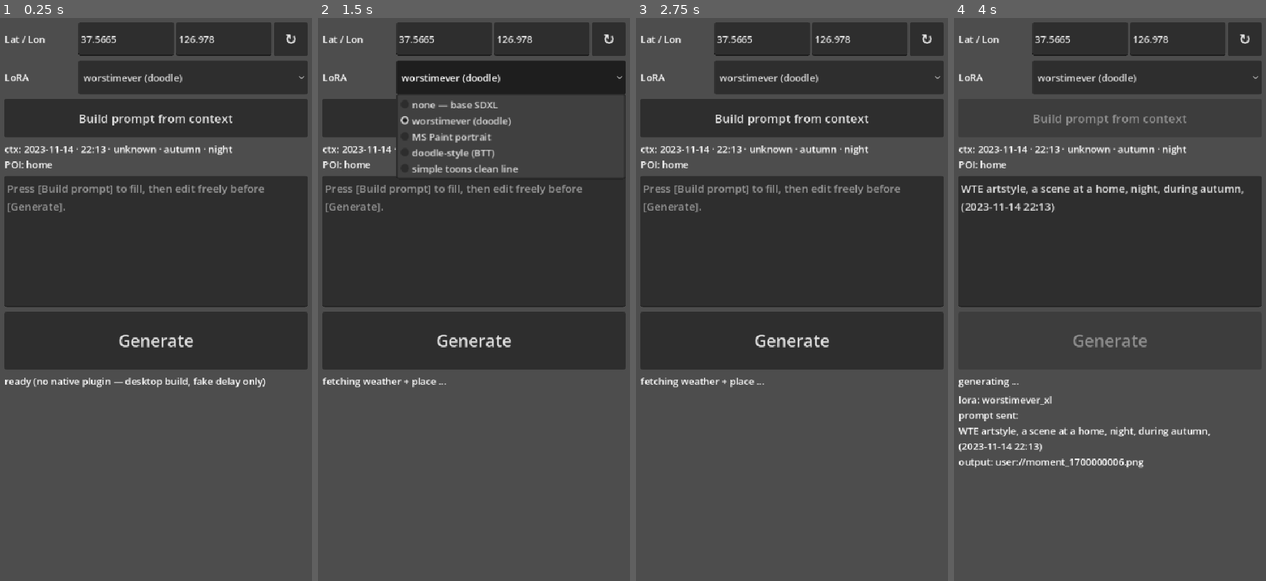
Above: before the commit, frames 1-4 (left to right).
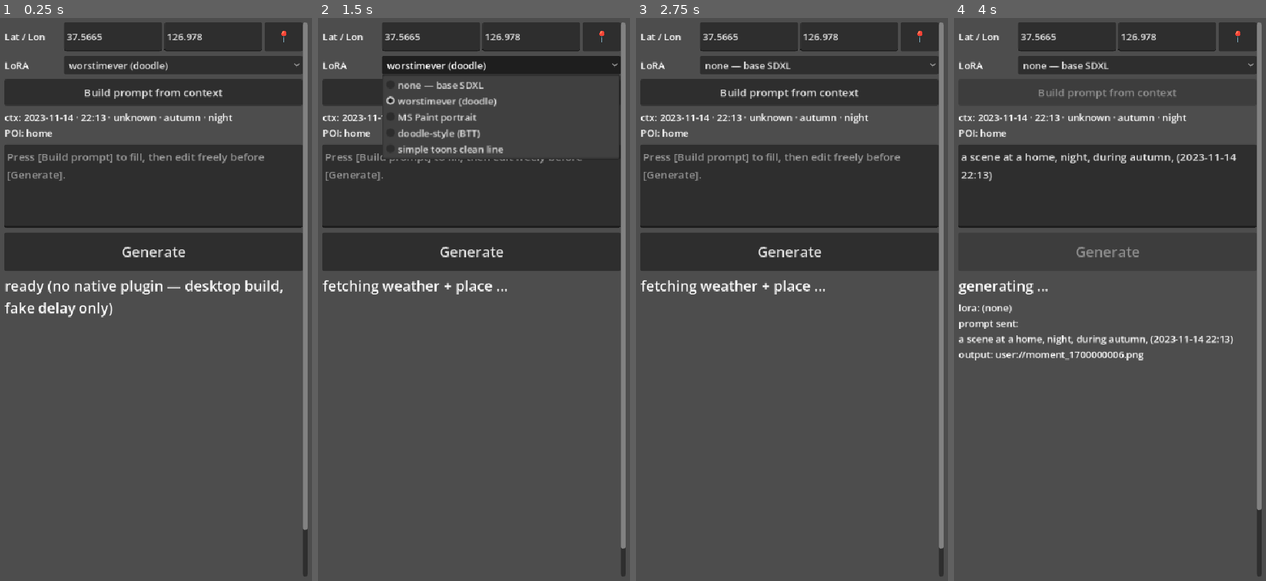
Above: after the commit, the same moments.

Repository: jungrok5/ondevice-imagen
Game: Godot game, scene res://scenes/Main.tscn
Two runs of this game, one before a commit and one after it. Both use one fixed random seed, a clock stepped at 60 frames per second and the inputs below.
Inputs (mouse positions are in pixels of both pictures, inside the frame that each line leads up to):
- Up to frame 1 (0.25 s): no input
- Up to frame 2 (1.5 s): click "↻" (after the commit: "📍") at 0.5 s; click "worstimever (doodle)" at 1.25 s
- Up to frame 3 (2.75 s): click "Build prompt from context" at 2 s
- Up to frame 4 (4 s): click (1138, 63) at 2.75 s, where only the run after the commit has a clickable "none — base SDXL"; click "Generate" at 3.5 s

The runs differ from the first frame. In frame 1, 34% of the frame differs, in the area x 1-99%, y 0-100%; in frame 2, 29%; in frame 3, 34%; in frame 4, 22%.

Commit message:
Phase 1: GPS auto-grant callback + scrollable mobile UI
After the system permission dialog finally grants location, the
plugin now auto-fires request_current_location through
onMainRequestPermissionsResult, so the UI no longer sits on a
"no permission" status forever waiting for a manual retry. Plugin
also tries NETWORK_PROVIDER when GPS_PROVIDER is off (common
indoors) and surfaces any cached last-known fix immediately while
a fresh getCurrentLocation result resolves in the background.
Log.d at every decision branch so logcat actually shows which
fallback fired.

main.gd wraps the layout in a ScrollContainer so the result image
no longer squashes the prompt editor on Note 10+ portrait. Status
label autowraps; refresh button became the 📍 emoji that asks the
OS for a fresh fix. Default lat/lon falls back to Seoul City Hall
on launch and gets replaced once the gps_updated signal fires.

Co-Authored-By: Claude Opus 4.7 (1M context) <noreply@anthropic.com>

Diff:
--- a/client/scripts/main.gd
+++ b/client/scripts/main.gd
@@ -63,25 +63,46 @@
 		draw_plugin = Engine.get_singleton("DrawMomentPlugin")
 		draw_plugin.connect("inference_completed", Callable(self, "_on_inference_completed"))
 		draw_plugin.connect("inference_failed",    Callable(self, "_on_inference_failed"))
+		draw_plugin.connect("gps_updated",         Callable(self, "_on_gps_updated"))
+		draw_plugin.connect("gps_failed",          Callable(self, "_on_gps_failed"))
 	else:
 		draw_plugin = null
 
 	_build_ui()
 	_on_context_changed(ctx_provider.get_cached_context())
-	# Initial network refresh — does nothing fatal on desktop without network.
+	# Initial network refresh against the default fallback (Seoul City Hall).
+	# A real GPS fix replaces it once the user grants the permission below.
 	ctx_provider.set_location(ContextProvider.DEFAULT_LAT, ContextProvider.DEFAULT_LON)
+	# On Android, ask for location permission up front. The plugin's
+	# onMainRequestPermissionsResult fires request_current_location
+	# automatically once the user grants — no race window. If the user
+	# already granted on a previous launch, ask for a fix immediately.
+	if draw_plugin != null:
+		if draw_plugin.call("has_location_permission"):
+			status_label.text = "asking GPS for a fix on launch..."
+			draw_plugin.call("request_current_location")
+		else:
+			status_label.text = "requesting location permission..."
+			draw_plugin.call("request_location_permission")
 
 
 func _build_ui() -> void:
+	# Wrap everything in a ScrollContainer so the result image at the
+	# bottom doesn't squash the prompt editor and status labels above.
+	var scroll := ScrollContainer.new()
+	scroll.anchor_right = 1.0
+	scroll.anchor_bottom = 1.0
+	scroll.set("offset_left", 16)
+	scroll.set("offset_right", -16)
+	scroll.set("offset_top", 16)
+	scroll.set("offset_bottom", -16)
+	scroll.horizontal_scroll_mode = ScrollContainer.SCROLL_MODE_DISABLED
+	add_child(scroll)
+
 	var root := VBoxContainer.new()
-	root.anchor_right = 1.0
-	root.anchor_bottom = 1.0
+	root.size_flags_horizontal = Control.SIZE_EXPAND_FILL
 	root.add_theme_constant_override("separation", 8)
-	root.set("offset_left", 16)
-	root.set("offset_right", -16)
-	root.set("offset_top", 16)
-	root.set("offset_bottom", -16)
-	add_child(root)
+	scroll.add_child(root)
 
 	# Lat / Lon (phase 2 replaces with native GPS)
 	var loc_row := _row(root, "Lat / Lon")
@@ -94,10 +115,10 @@
 	lon_edit.size_flags_horizontal = Control.SIZE_EXPAND_FILL
 	loc_row.add_child(lon_edit)
 	refresh_button = Button.new()
-	refresh_button.text = "↻"
-	refresh_button.tooltip_text = "Re-fetch weather + place from new lat/lon"
-	refresh_button.custom_minimum_size = Vector2(56, 56)
-	refresh_button.add_theme_font_size_override("font_size", 24)
+	refresh_button.text = "📍"
+	refresh_button.tooltip_text = "Get my location (GPS) + re-fetch weather/place"
+	refresh_button.custom_minimum_size = Vector2(64, 48)
+	refresh_button.add_theme_font_size_override("font_size", 22)
 	refresh_button.pressed.connect(_on_refresh_pressed)
 	loc_row.add_child(refresh_button)
 
@@ -113,8 +134,8 @@
 	# Build prompt button
 	build_button = Button.new()
 	build_button.text = "Build prompt from context"
-	build_button.custom_minimum_size = Vector2(0, 64)
-	build_button.add_theme_font_size_override("font_size", 20)
+	build_button.custom_minimum_size = Vector2(0, 44)
+	build_button.add_theme_font_size_override("font_size", 18)
 	build_button.pressed.connect(_on_build_pressed)
 	root.add_child(build_button)
 
@@ -126,7 +147,7 @@
 	# Editable prompt — user can hand-tune before pressing Generate.
 	prompt_edit = TextEdit.new()
 	prompt_edit.placeholder_text = "Press [Build prompt] to fill, then edit freely before [Generate]."
-	prompt_edit.custom_minimum_size = Vector2(0, 220)
+	prompt_edit.custom_minimum_size = Vector2(0, 140)
 	prompt_edit.add_theme_font_size_override("font_size", 18)
 	prompt_edit.wrap_mode = TextEdit.LINE_WRAPPING_BOUNDARY
 	root.add_child(prompt_edit)
@@ -134,13 +155,17 @@
 	# Generate
 	generate_button = Button.new()
 	generate_button.text = "Generate"
-	generate_button.custom_minimum_size = Vector2(0, 96)
-	generate_button.add_theme_font_size_override("font_size", 28)
+	generate_button.custom_minimum_size = Vector2(0, 64)
+	generate_button.add_theme_font_size_override("font_size", 24)
 	generate_button.pressed.connect(_on_generate_pressed)
 	root.add_child(generate_button)
 
-	# Status (busy / done / error / elapsed)
+	# Status (busy / done / error / elapsed) — autowrap so the long
+	# done line ("done — elapsed 30.08s — /data/data/.../moment_*.png")
+	# stays visible instead of getting truncated.
 	status_label = Label.new()
+	status_label.autowrap_mode = TextServer.AUTOWRAP_WORD_SMART
+	status_label.add_theme_font_size_override("font_size", 24)
 	status_label.text = ("ready" if draw_plugin != null
 		else "ready (no native plugin — desktop build, fake delay only)")
 	root.add_child(status_label)
@@ -151,30 +176,64 @@
 	detail_label.add_theme_font_size_override("font_size", 16)
 	root.add_child(detail_label)
 
-	# Result image
+	# Result image — fixed minimum so it always shows but never expands
+	# to crowd out the controls above. The ScrollContainer handles the
+	# rest if the screen is short.
 	result_rect = TextureRect.new()
 	result_rect.expand_mode = TextureRect.EXPAND_IGNORE_SIZE
 	result_rect.stretch_mode = TextureRect.STRETCH_KEEP_ASPECT_CENTERED
-	result_rect.size_flags_vertical = Control.SIZE_EXPAND_FILL
+	result_rect.custom_minimum_size = Vector2(0, 480)
 	root.add_child(result_rect)
 
 
 func _row(parent: Node, label: String) -> HBoxContainer:
 	var hbox := HBoxContainer.new()
-	hbox.custom_minimum_size = Vector2(0, 56)
 	var lbl := Label.new()
 	lbl.text = label
-	lbl.custom_minimum_size = Vector2(120, 0)
+	lbl.custom_minimum_size = Vector2(96, 0)
 	hbox.add_child(lbl)
 	parent.add_child(hbox)
 	return hbox
 
 
 func _on_refresh_pressed() -> void:
+	# Two paths:
+	#  - on Android with the plugin available, ask the OS for a fresh GPS
+	#    fix; it lands in _on_gps_updated which then calls set_location.
+	#  - on desktop or with no permission, fall back to whatever's already
+	#    typed in the lat/lon fields.
+	if draw_plugin != null:
+		status_label.text = "asking GPS for a fix ..."
+		draw_plugin.call("request_location_permission")
+		draw_plugin.call("request_current_location")
+		return
 	var lat := float(lat_edit.text)
 	var lon := float(lon_edit.text)
 	ctx_provider.set_location(lat, lon)
 	status_label.text = "fetching weather + place ..."
+
+
+func _on_gps_updated(payload: String) -> void:
+	# Plugin ships "lat,lon" as a single string to dodge Godot signal
+	# numeric-arg plumbing.
+	var parts: PackedStringArray = payload.split(",")
+	if parts.size() != 2:
+		status_label.text = "GPS bad payload: %s" % payload
+		return
+	var lat := float(parts[0])
+	var lon := float(parts[1])
+	# Echo into the editable fields so the user sees the actual coords
+	# the rest of the pipeline is using.
+	lat_edit.text = "%.5f" % lat
+	lon_edit.text = "%.5f" % lon
+	ctx_provider.set_location(lat, lon)
+	status_label.text = "GPS fix → %.5f, %.5f — refreshing weather + place ..." % [lat, lon]
+
+
+func _on_gps_failed(reason: String) -> void:
+	# Don't block the rest of the UI — the default fallback context still
+	# works, the user just gets the Seoul City Hall numbers.
+	status_label.text = "GPS unavailable: %s — using default lat/lon" % reason
 
 
 func _on_context_changed(ctx: Dictionary) -> void:
Not shown, changed: android-plugin/draw_moment_plugin/src/main/java/com/jungrok5/drawmoment/DrawMomentPlugin.kt
